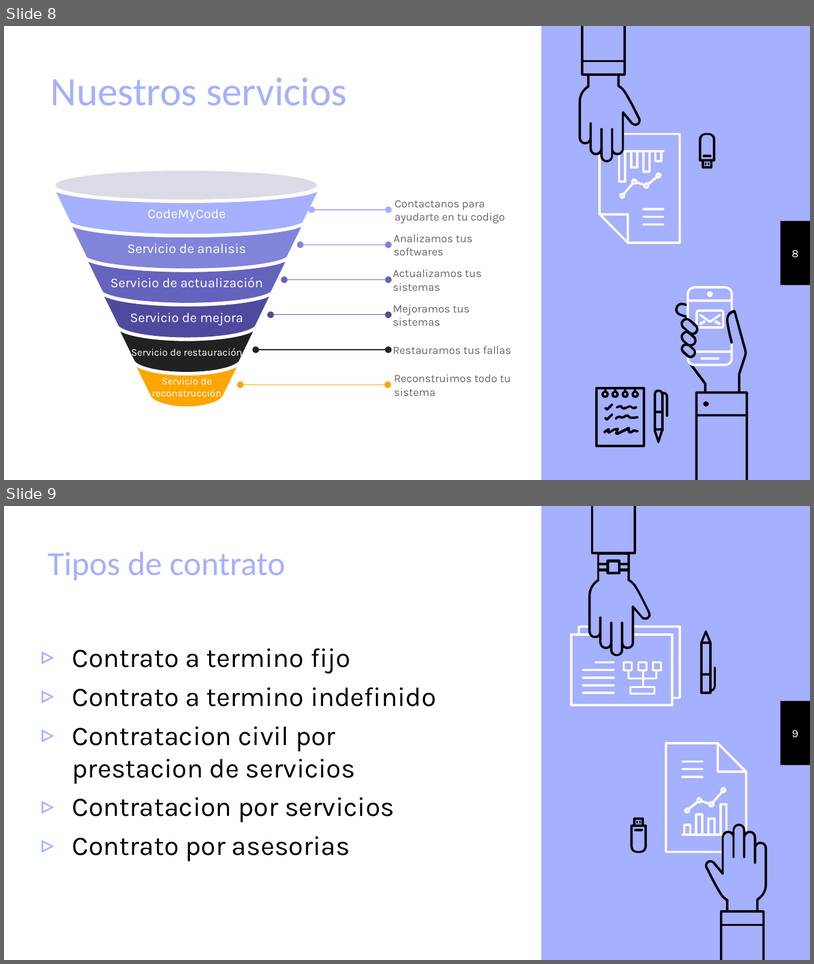
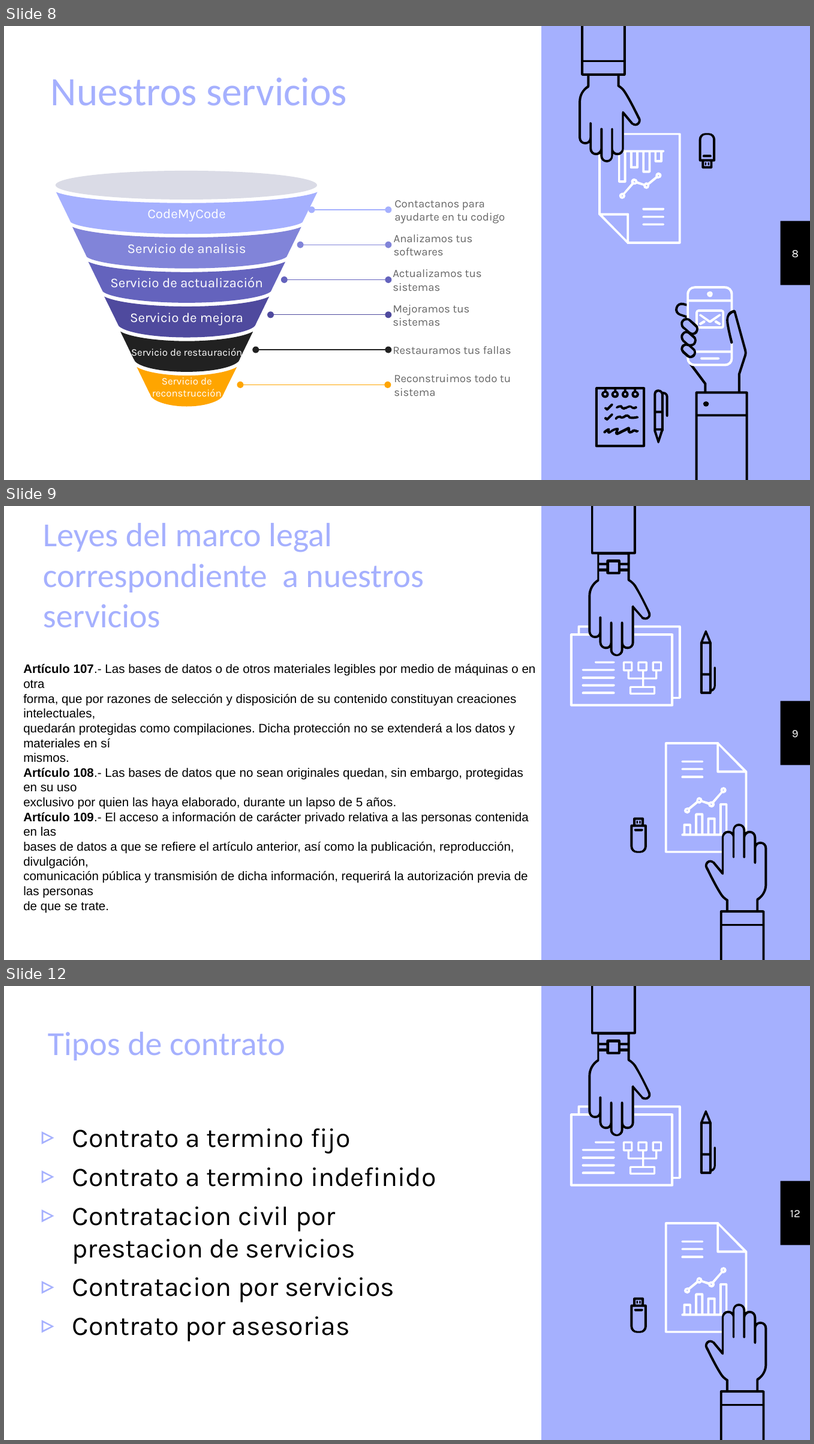
Before and after one commit to TheSkrapy/7mo-Semestre, a slide deck: 13 Modelos de negocios/Empresa Outtic.pptx. Shown one above the other, each under a label of ours: slides 8 and 9 before the commit, slides 8, 9 and 12 after it; the slides between them are not shown. The pictures are 814x964 and 814x1444 pixels, drawn with LibreOffice and Linux fonts; fonts in the diff are those of the drawing. Boxes give left, top, right and bottom in pixels: in the first picture for what was removed or moved away, otherwise in the second. Text is boxed around its words. In the diff, an @@ line names an element or a change of style, - is before the commit and + after.

```diff
--- a/13 Modelos de negocios/Empresa Outtic.pptx
+++ b/13 Modelos de negocios/Empresa Outtic.pptx
@@ slide 9 added at bbox=[4, 506, 810, 960], background #A5B0FE; not listed: 22 template elements that a slide beside it also shows @@
@@ title added at bbox=[43, 523, 424, 627], 30 pt, text #A5B0FE @@
+Leyes del marco legal correspondiente a nuestros servicios
@@ text added at bbox=[23, 664, 536, 913], 11 pt, text #000000 @@
+Artículo 107.- Las bases de datos o de otros materiales legibles por medio de máquinas o en otra
+forma, que por razones de selección y disposición de su contenido constituyan creaciones intelectuales,
+quedarán protegidas como compilaciones. Dicha protección no se extenderá a los datos y materiales en sí
+mismos.
+Artículo 108.- Las bases de datos que no sean originales quedan, sin embargo, protegidas en su uso
+exclusivo por quien las haya elaborado, durante un lapso de 5 años.
+Artículo 109.- El acceso a información de carácter privado relativa a las personas contenida en las
+bases de datos a que se refiere el artículo anterior, así como la publicación, reproducción, divulgación,
+comunicación pública y transmisión de dicha información, requerirá la autorización previa de las personas
+de que se trate.
@@ page number added at bbox=[792, 730, 799, 737], 10 pt, text #FFFFFF @@
+9
@@ what was slide 9 is now slide 12 @@
@@ page number at bbox=[791, 1210, 801, 1217]: text changed @@
-9
+12
```
Also in this commit, not shown: 2 other slides added, 13 other files.
